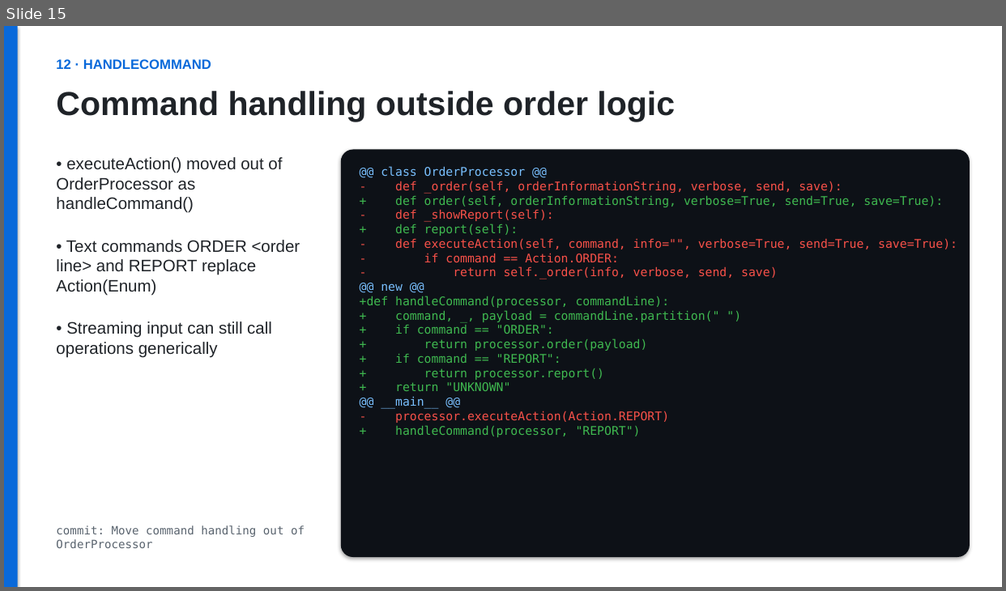
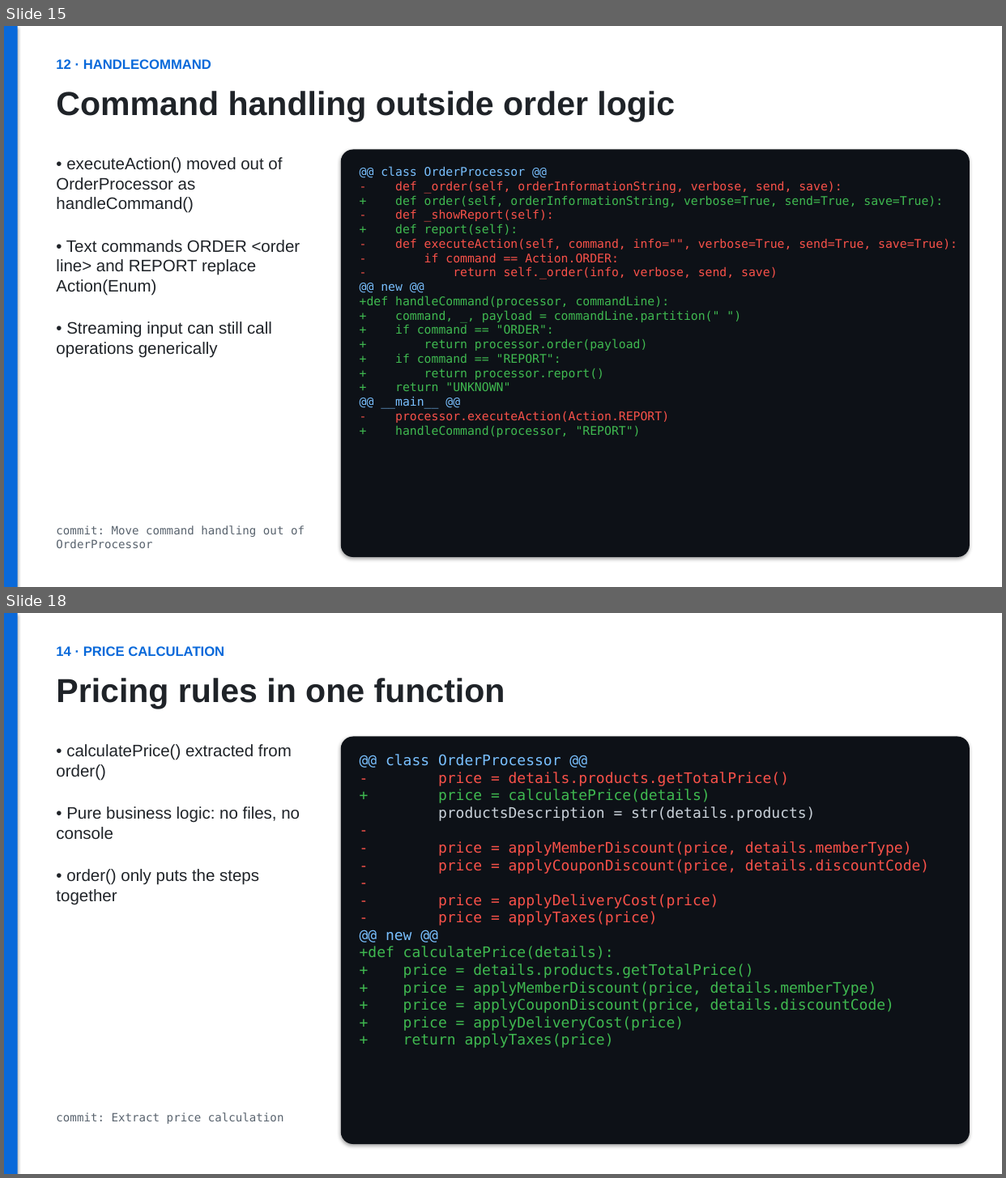
Before and after one commit to zielonyogor/clean-code-exercise, a slide deck: refactoring.pptx. Shown one above the other, each under a label of ours: slide 15 before the commit, slides 15 and 18 after it; the slides between them are not shown. The pictures are 1006x591 and 1006x1178 pixels, drawn with LibreOffice and Linux fonts; fonts in the diff are those of the drawing. Boxes give left, top, right and bottom in pixels: in the first picture for what was removed or moved away, otherwise in the second. Text is boxed around its words. In the diff, an @@ line names an element or a change of style, - is before the commit and + after.

Commit message:
Add second round of changes to the presentation

```diff
--- a/refactoring.pptx
+++ b/refactoring.pptx
@@ slide 18 added at (4, 613, 1002, 1174), background #FFFFFF @@
@@ rectangle added at (4, 613, 18, 1174), fill #0969DA @@
@@ text added at (56, 646, 224, 656), 13 pt, text #0969DA, bold @@
+14 · PRICE CALCULATION
@@ text added at (56, 678, 505, 709), 32 pt, text #1F2328, bold @@
+Pricing rules in one function
@@ text added at (56, 744, 300, 905), 16 pt, text #1F2328 @@
+• calculatePrice() extracted from order()
+• Pure business logic: no files, no console
+• order() only puts the steps together
@@ rounded rectangle added at (341, 736, 970, 1144), fill #0D1117, 14 pt, text #3FB950 @@
+@@ class OrderProcessor @@
+- price = details.products.getTotalPrice()
++ price = calculatePrice(details)
+productsDescription = str(details.products)
+-
+- price = applyMemberDiscount(price, details.memberType)
+- price = applyCouponDiscount(price, details.discountCode)
+-
+- price = applyDeliveryCost(price)
+- price = applyTaxes(price)
+@@ new @@
++def calculatePrice(details):
++ price = details.products.getTotalPrice()
++ price = applyMemberDiscount(price, details.memberType)
++ price = applyCouponDiscount(price, details.discountCode)
++ price = applyDeliveryCost(price)
++ return applyTaxes(price)
@@ text added at (56, 1113, 284, 1124), 11 pt, text #59636E @@
+commit: Extract price calculation
```
Also in this commit, not shown: 1 slide changed, 9 other slides added.
